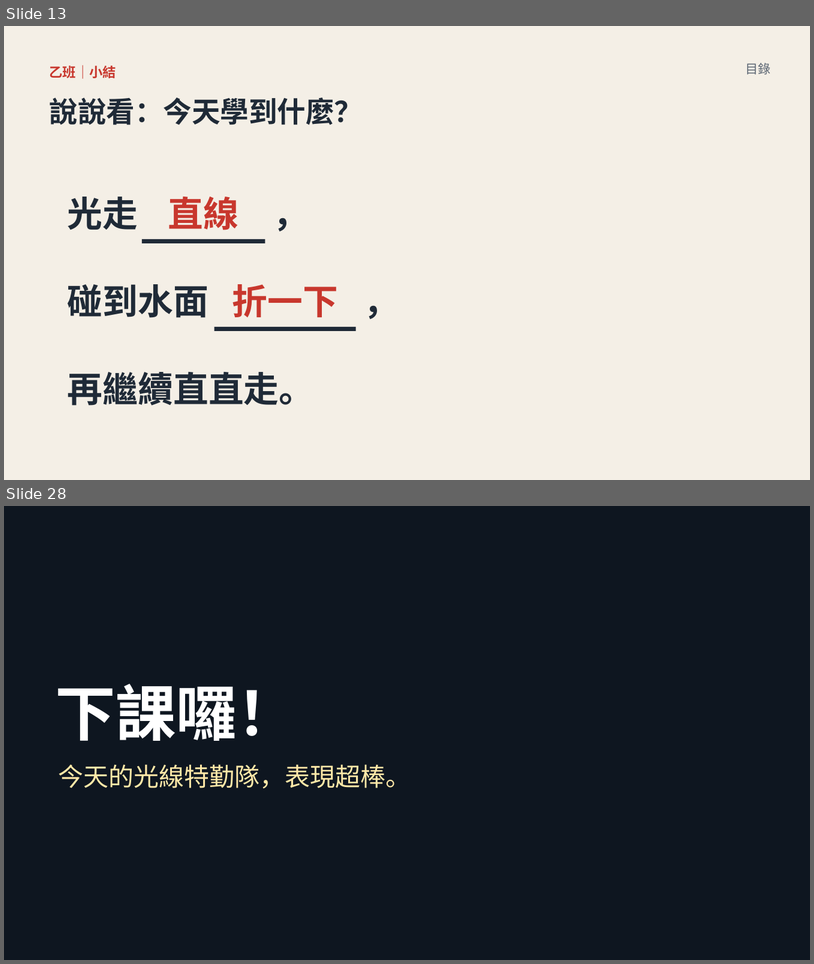
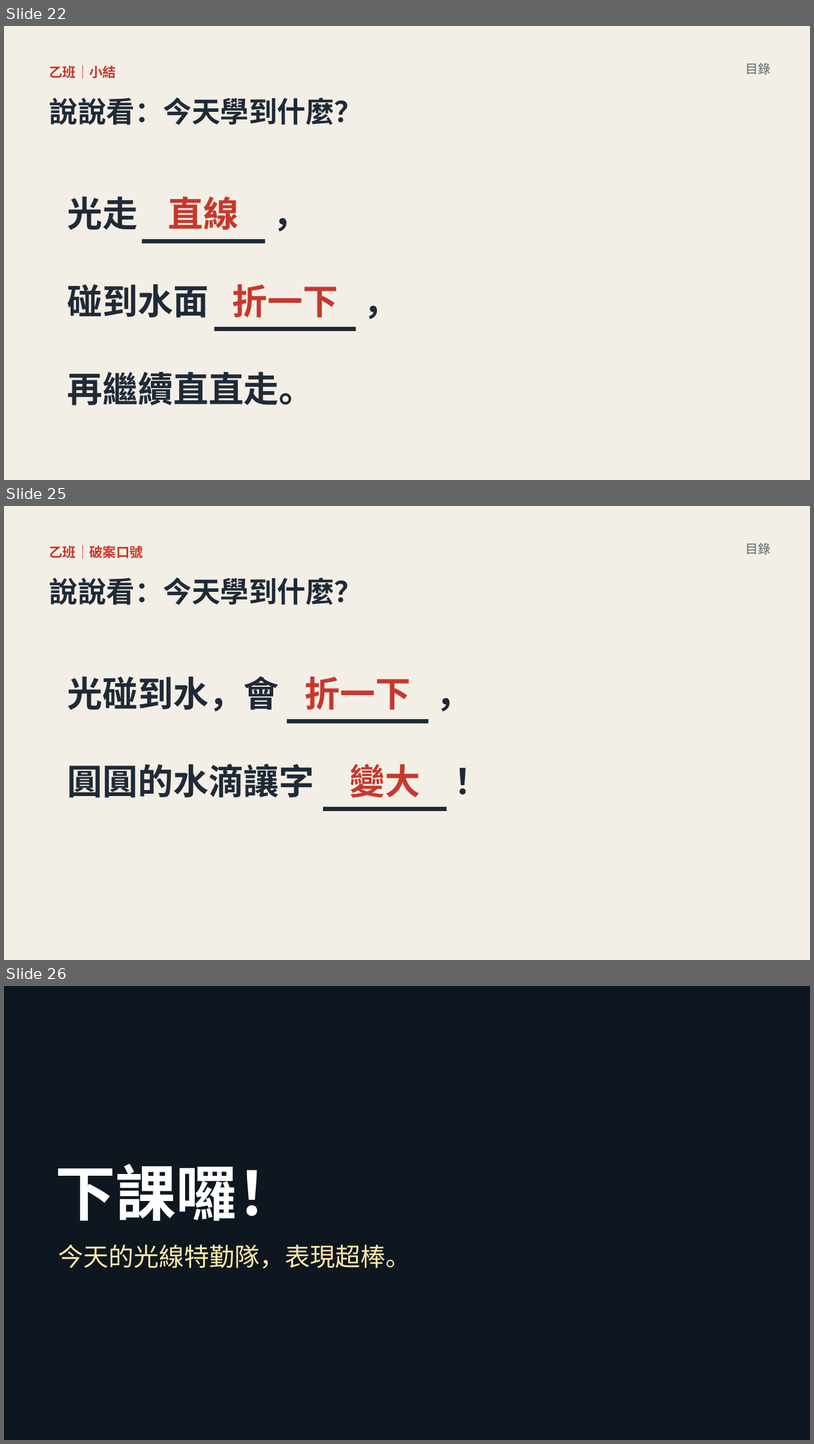
Before and after one commit to classtools1020/classtools1020.github.io, a slide deck: light-refract/1016/slides.pptx. Shown one above the other, each under a label of ours: slides 13 and 28 before the commit, slides 22, 25 and 26 after it; the slides between them are not shown. The pictures are 814x964 and 814x1444 pixels, drawn with LibreOffice and Linux fonts; fonts in the diff are those of the drawing; background and template pictures are left out; a plain dark background stands for a picture behind light text. Boxes give left, top, right and bottom in pixels: in the first picture for what was removed or moved away, otherwise in the second. Text is boxed around its words. In the diff, an @@ line names an element or a change of style, - is before the commit and + after.

```diff
--- a/light-refract/1016/slides.pptx
+++ b/light-refract/1016/slides.pptx
@@ slide 25 added at <box>4,506,810,960</box>, background #FFFFFF @@
@@ rectangle added at <box>4,506,810,960</box>, fill #F4EFE6 @@
@@ text added at <box>50,545,143,559</box>, 16 pt, text #C8372D, bold @@
+乙班｜破案口號
@@ text added at <box>746,543,771,555</box>, 15 pt, text #5B6673 @@
+目錄
@@ text added at <box>50,577,363,605</box>, 34 pt, text #1F2A37, bold @@
+說說看：今天學到什麼？
@@ text added at <box>434,663,488,724</box>, 42 pt, text #1F2A37, bold @@
+，
@@ text added at <box>68,676,279,711</box>, 42 pt, text #1F2A37, bold @@
+光碰到水，會
@@ text added at <box>305,676,410,709</box>, 42 pt, text #C8372D, bold @@
+折一下
@@ rectangle added at <box>287,719,429,723</box>, fill #1F2A37 @@
@@ text added at <box>452,751,506,811</box>, 42 pt, text #1F2A37, bold @@
+！
@@ text added at <box>68,763,315,798</box>, 42 pt, text #1F2A37, bold @@
+圓圓的水滴讓字
@@ text added at <box>350,763,420,798</box>, 42 pt, text #C8372D, bold @@
+變大
@@ rectangle added at <box>323,807,447,811</box>, fill #1F2A37 @@
@@ what was slide 13 is now slide 22 @@
@@ what was slide 28 is now slide 26 @@
```
Also in this commit, not shown: 6 slides changed, 3 slides removed, 2 other files.
